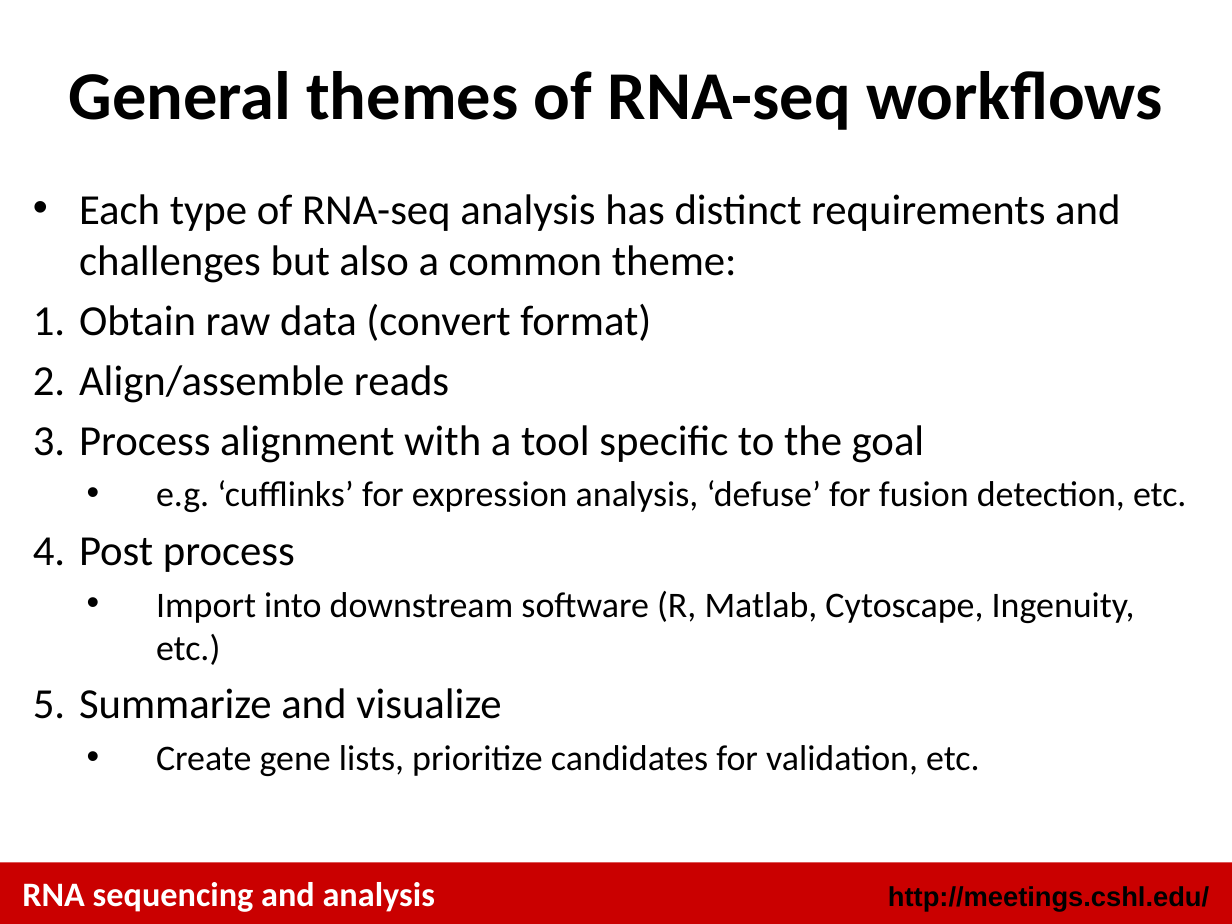
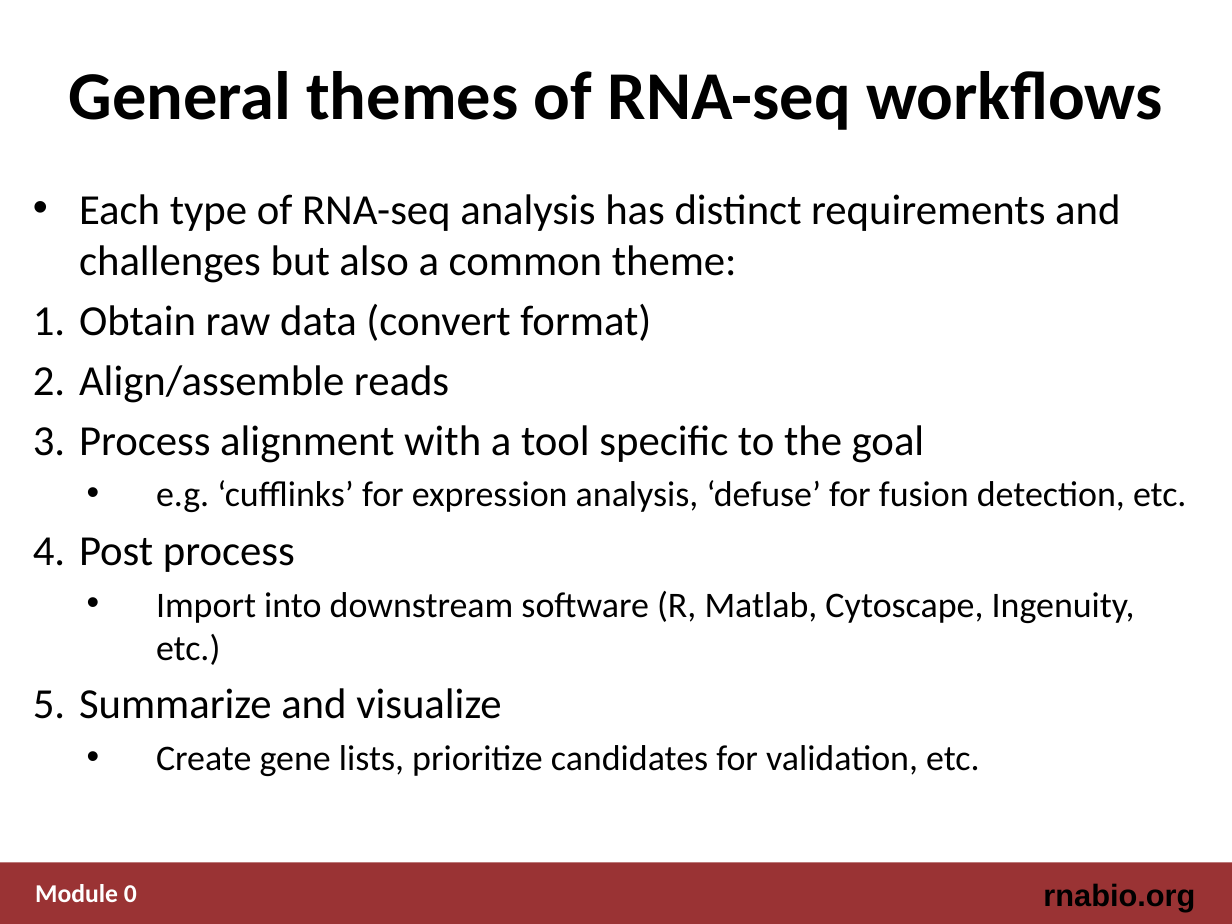
Before and after one commit to griffithlab/rnabio.org, a slide deck: slide 17 of assets/lectures/cshl/2019/full/RNASeq_Module0_IntrotoRNA.pptx. Drawn at 1232x924 pixels with LibreOffice and Linux fonts; fonts in the diff are those of the drawing. Boxes give left, top, right and bottom in pixels: in the first picture for what was removed or moved away, otherwise in the second. Text is boxed around its words. In the diff, an @@ line names an element or a change of style, - is before the commit and + after.

```diff
--- a/assets/lectures/cshl/2019/full/RNASeq_Module0_IntrotoRNA.pptx
+++ b/assets/lectures/cshl/2019/full/RNASeq_Module0_IntrotoRNA.pptx
@@ rectangle at [0,862,1232,924]: fill #CA0000 to #9A3334 @@
@@ text removed at [22,882,435,912] @@
-RNA sequencing and analysis
@@ text added at [35,884,137,902], 15 pt, text #FFFFFF, bold @@
+Module 0
@@ text removed at [888,886,1209,911] @@
-http://meetings.cshl.edu/
@@ text added at [1043,883,1195,911], 18 pt, text #000000, bold @@
+rnabio.org
```
Also in this commit, not shown: 25 other slides changed.
